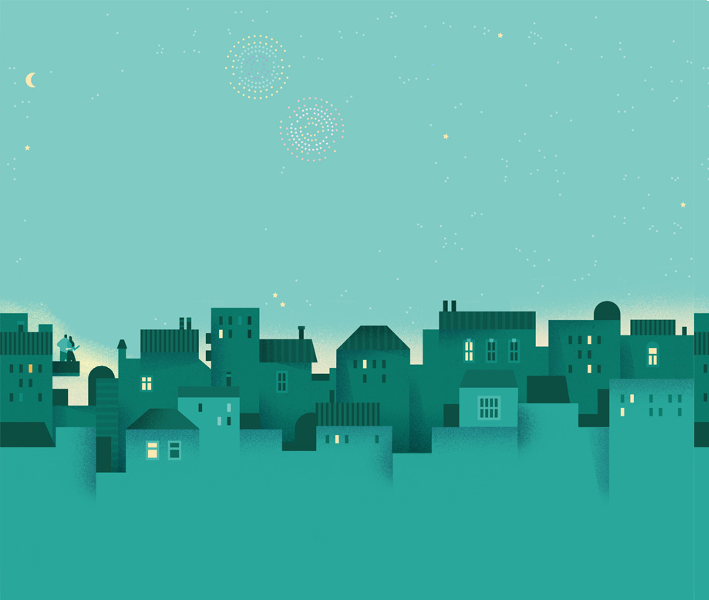
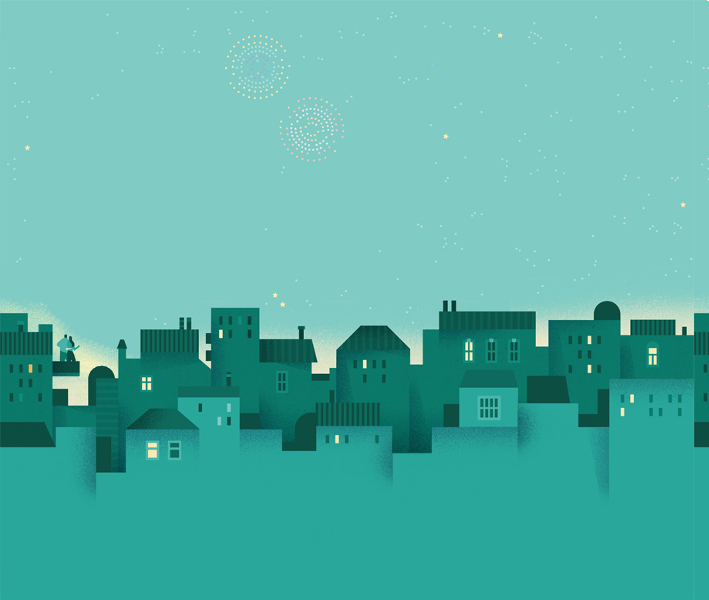
Revision of a layered 709px x 600px image; what changed, layer by layer:
added layer "lune" above "city.jpg" over box(24, 69, 37, 90)
